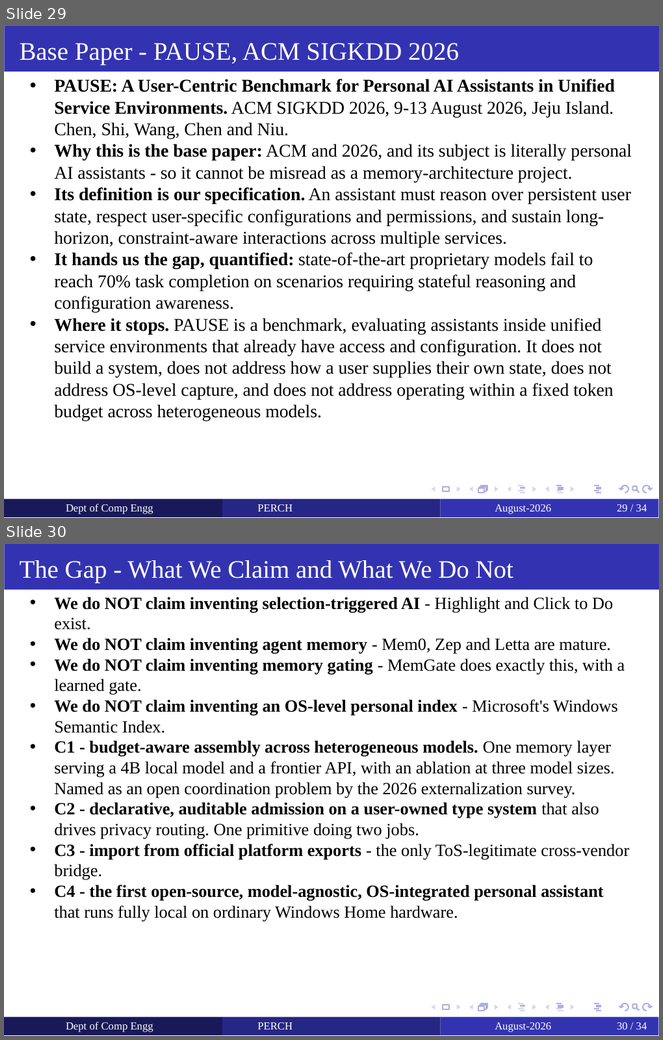
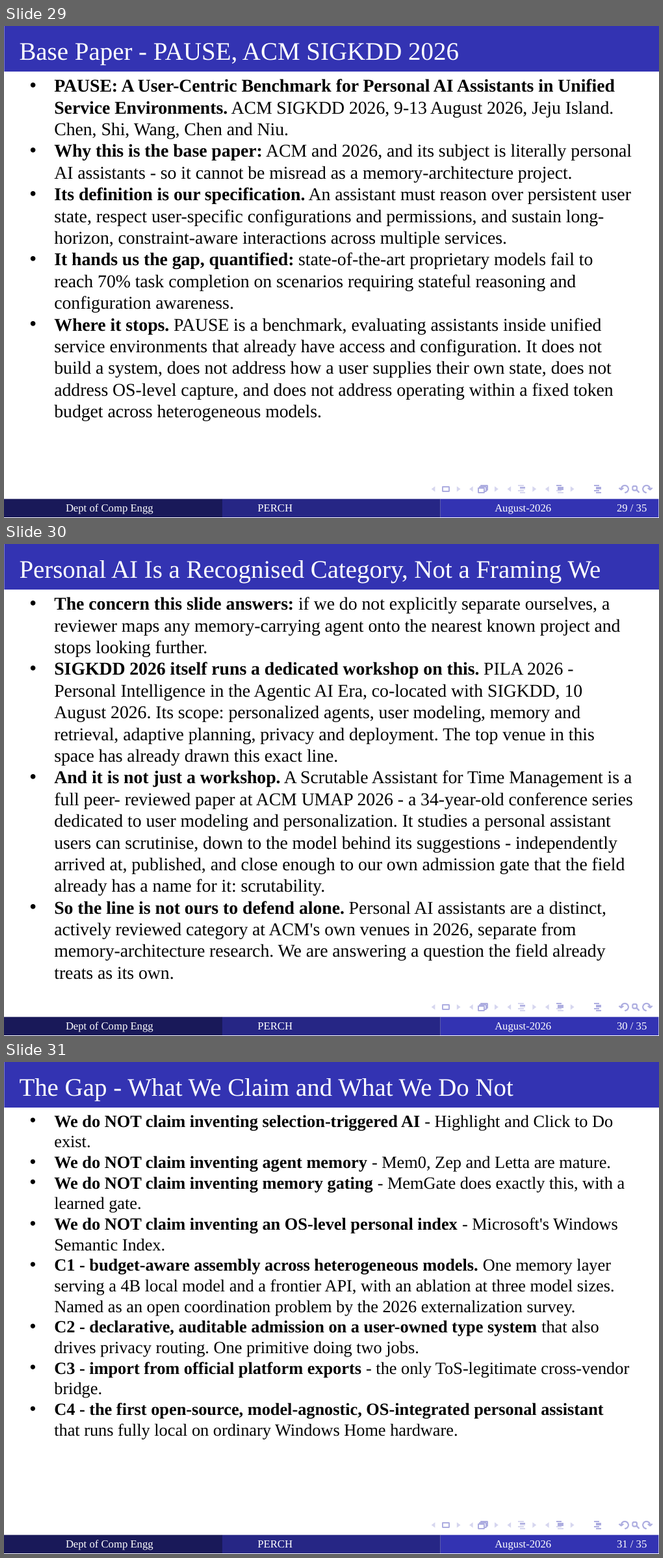
Before and after one commit to yashdoke7/perch, a slide deck: docs/PERCH_Project_Review.pptx. Shown one above the other, each under a label of ours: slides 29 and 30 before the commit, slides 29, 30 and 31 after it. The pictures are 663x1040 and 663x1558 pixels, drawn with LibreOffice and Linux fonts; fonts in the diff are those of the drawing. Boxes give left, top, right and bottom in pixels: in the first picture for what was removed or moved away, otherwise in the second. Text is boxed around its words. In the diff, an @@ line names an element or a change of style, - is before the commit and + after.

```diff
--- a/docs/PERCH_Project_Review.pptx
+++ b/docs/PERCH_Project_Review.pptx
@@ slide 30 added at box(4, 544, 659, 1036), background #FFFFFF; not listed: 15 template elements that a slide beside it also shows @@
@@ freeform shape added at box(4, 544, 659, 590), fill #3333B2 @@
@@ text added at box(20, 560, 601, 583), 14 pt, text #FFFFFF @@
+Personal AI Is a Recognised Category, Not a Framing We Chose
@@ text added at box(54, 597, 633, 980), 10 pt, text #000000 @@
+  • The concern this slide answers: if we do not explicitly separate ourselves, a reviewer maps any memory-carrying agent onto the nearest known project and stops looking further.
+  • SIGKDD 2026 itself runs a dedicated workshop on this. PILA 2026 - Personal Intelligence in the Agentic AI Era, co-located with SIGKDD, 10 August 2026. Its scope: personalized agents, user modeling, memory and retrieval, adaptive planning, privacy and deployment. The top venue in this space has already drawn this exact line.
+  • And it is not just a workshop. A Scrutable Assistant for Time Management is a full peer- reviewed paper at ACM UMAP 2026 - a 34-year-old conference series dedicated to user modeling and personalization. It studies a personal assistant users can scrutinise, down to the model behind its suggestions - independently arrived at, published, and close enough to our own admission gate that the field already has a name for it: scrutability.
+  • So the line is not ours to defend alone. Personal AI assistants are a distinct, actively reviewed category at ACM's own venues in 2026, separate from memory-architecture research. We are answering a question the field already treats as its own.
@@ freeform shape added at box(4, 1017, 222, 1035), fill #191959 @@
@@ text added at box(66, 1022, 154, 1032), 6 pt, text #FFFFFF @@
+Dept of Comp Engg
@@ freeform shape added at box(222, 1017, 441, 1035), fill #262685 @@
@@ text added at box(258, 1022, 293, 1030), 6 pt, text #FFFFFF @@
+PERCH
@@ freeform shape added at box(441, 1017, 659, 1035), fill #3333B2 @@
@@ text added at box(495, 1022, 551, 1032), 6 pt, text #FFFFFF @@
+August-2026
@@ page number added at box(617, 1022, 648, 1030), 6 pt, text #FFFFFF @@
+30 / 35
@@ page number at box(617, 504, 648, 512): text changed @@
-29 / 34
+29 / 35
@@ what was slide 30 is now slide 31 @@
@@ page number at box(617, 1540, 648, 1548): text changed @@
-30 / 34
+31 / 35
```
Also in this commit, not shown: 1 slide changed, 2 other files.
